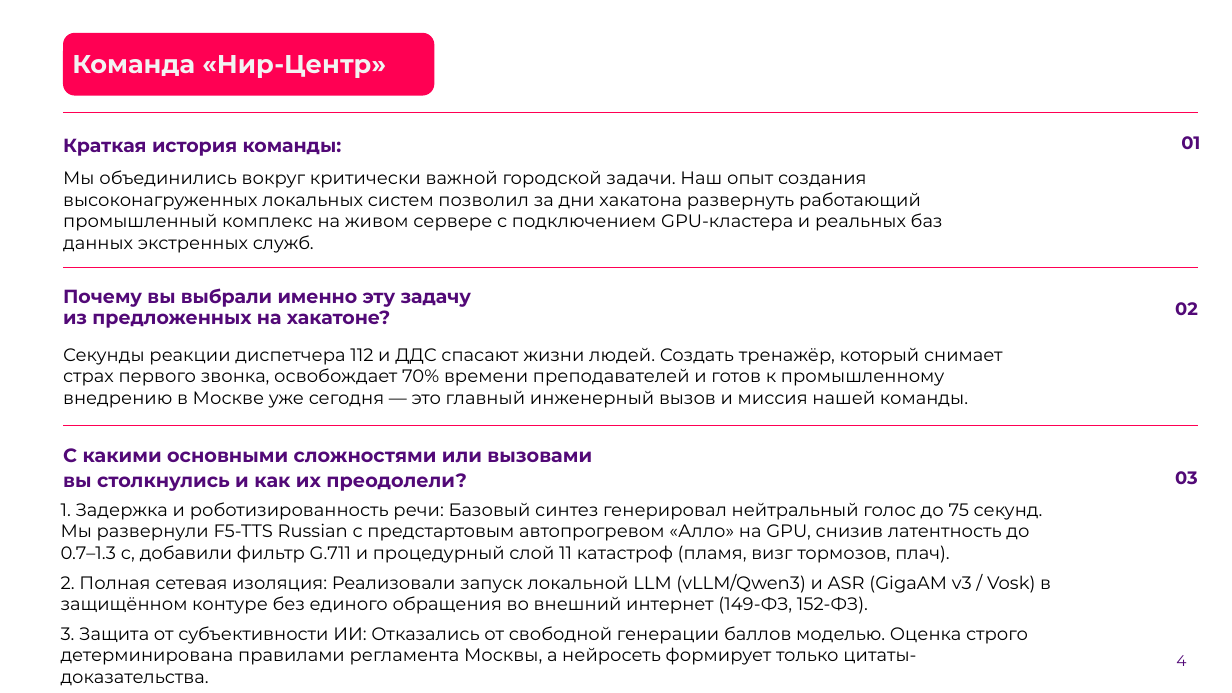
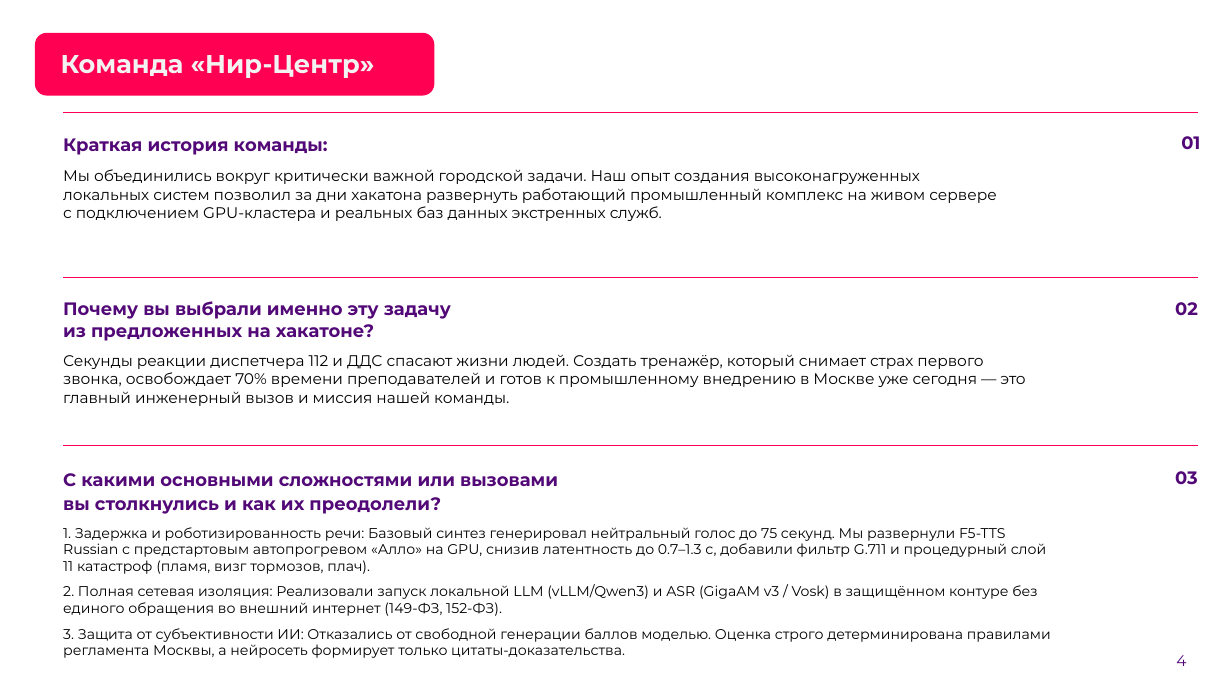
Before and after one commit to aleksandrukbogdan/112, a slide deck: slide 4 of docs/НИР-ЦЕНТР Кейс №9.pptx. Drawn at 1232x693 pixels with LibreOffice and Linux fonts; fonts in the diff are those of the drawing; background and template pictures are left out. Boxes give left, top, right and bottom in pixels: in the first picture for what was removed or moved away, otherwise in the second. Text is boxed around its words. In the diff, an @@ line names an element or a change of style, - is before the commit and + after.

Commit message:
Обновить презентацию кейса НИР-ЦЕНТР №9.

```diff
--- a/docs/НИР-ЦЕНТР Кейс №9.pptx
+++ b/docs/НИР-ЦЕНТР Кейс №9.pptx
@@ rounded rectangle: place and size @@
-rounded rectangle at <box>63,32,434,95</box>
+rounded rectangle at <box>35,32,434,95</box>
@@ title "Команда «Нир-Центр»": place and size @@
-title "Команда «Нир-Центр»" at <box>72,55,386,78</box>
+title "Команда «Нир-Центр»" at <box>61,55,375,78</box>
@@ text "Краткая история команды:" at <box>63,138,328,155</box>: size 14.8 to 14 pt @@
@@ text "Мы объединились вокруг критически важной ..." at <box>63,169,996,221</box>: size 14 to 12 pt @@
@@ text "Почему вы выбрали именно эту ...": place and size @@
-text "Почему вы выбрали именно эту ..." at <box>63,288,471,328</box>
+text "Почему вы выбрали именно эту ..." at <box>63,301,451,341</box>
@@ text "Почему вы выбрали именно эту ..." at <box>63,301,451,341</box>: size 14.8 to 14 pt; line spacing 0.9 to 1 @@
@@ line moved from (63, 268) - (1199, 268) to (63, 277) - (1199, 277) @@
@@ text "Секунды реакции диспетчера 112 и ..." at <box>63,354,1025,406</box>: size 14 to 12 pt @@
@@ line moved from (63, 425) - (1199, 425) to (63, 445) - (1199, 445) @@
@@ text "С какими основными сложностями или ...": place and size @@
-text "С какими основными сложностями или ..." at <box>63,448,592,491</box>
+text "С какими основными сложностями или ..." at <box>63,473,558,514</box>
@@ text "С какими основными сложностями или ..." at <box>63,473,558,514</box>: size 15 to 14 pt @@
@@ text "1. Задержка и роботизированность речи: ...": place and size @@
-text "1. Задержка и роботизированность речи: ..." at <box>61,502,1051,686</box>
+text "1. Задержка и роботизированность речи: ..." at <box>63,527,1051,658</box>
@@ text "1. Задержка и роботизированность речи: ..." at <box>63,527,1051,658</box>: size 14 to 11 pt @@
```
Also in this commit, not shown: 3 other slides changed.
